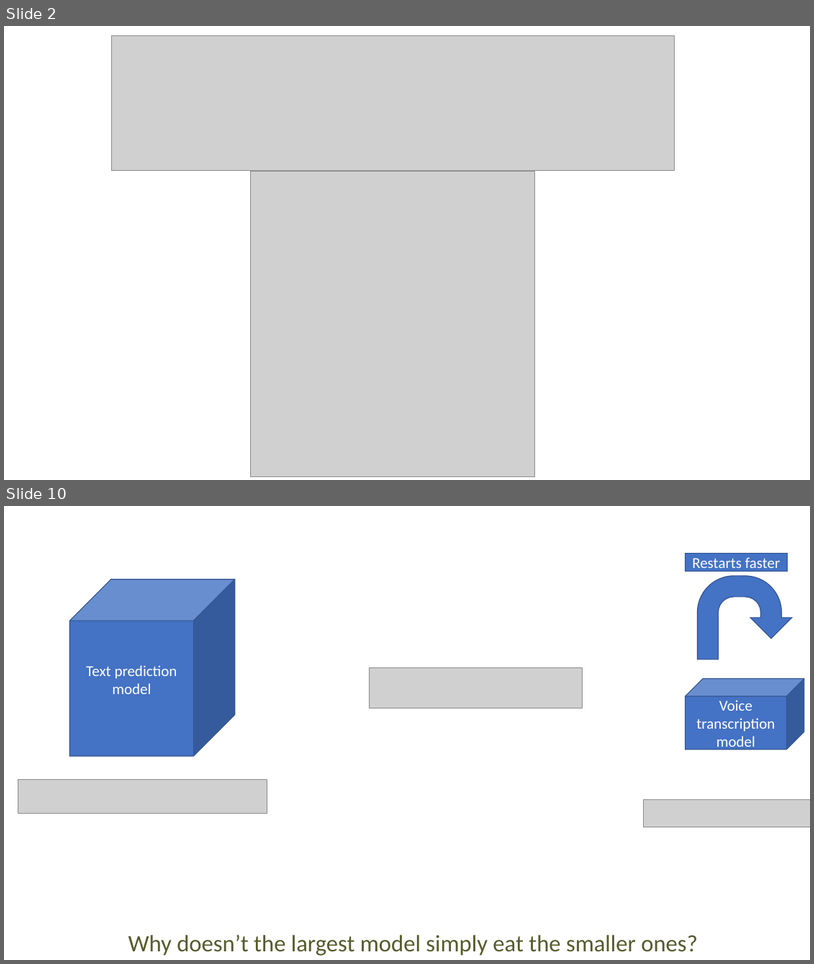
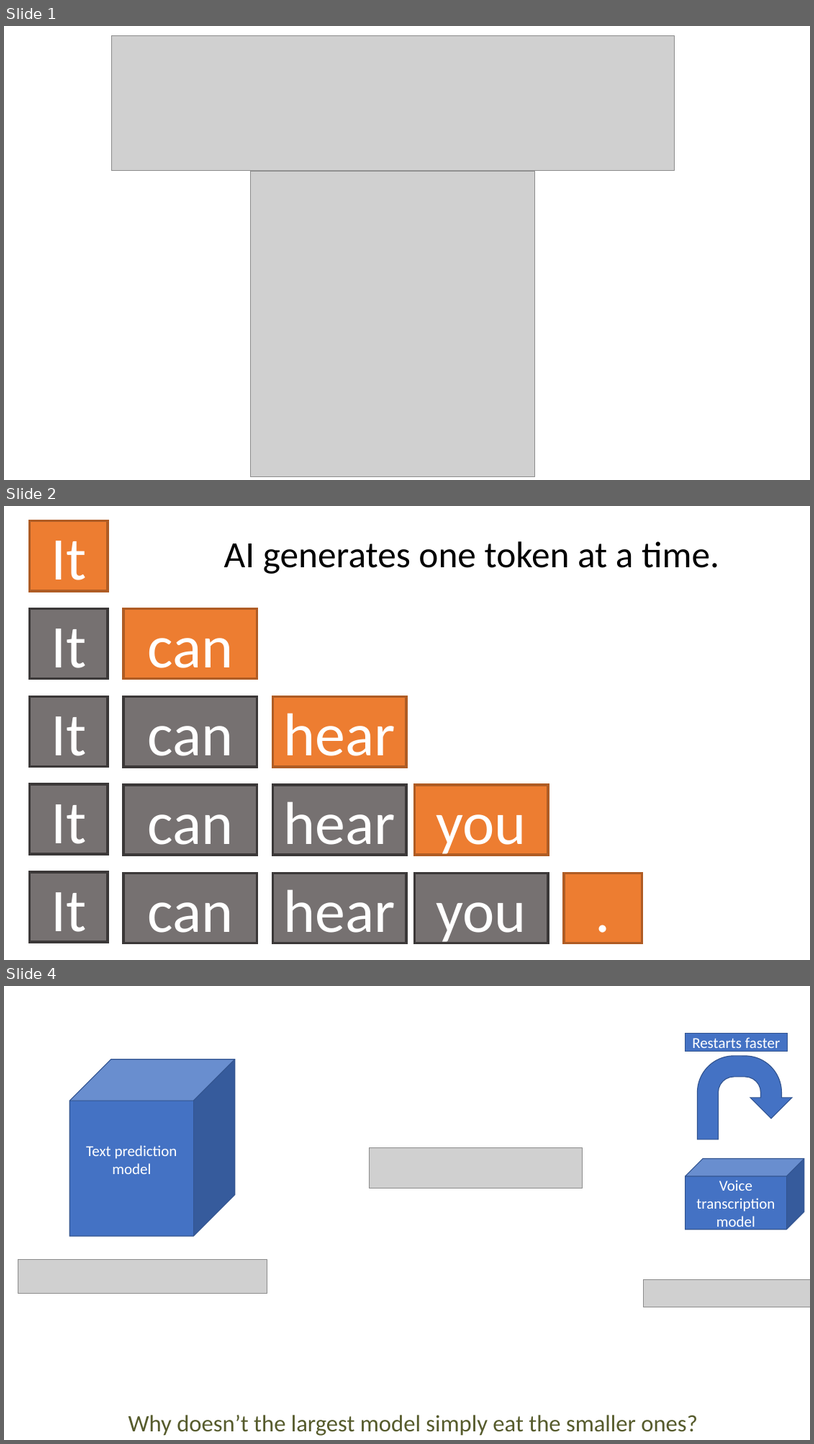
Before and after one commit to TeamDman/toolformer, a slide deck: video/Presentation1.pptx. Shown one above the other, each under a label of ours: slides 2 and 10 before the commit, slides 1, 2 and 4 after it; the slides between them are not shown. The pictures are 814x964 and 814x1444 pixels, drawn with LibreOffice and Linux fonts; fonts in the diff are those of the drawing; grey boxes stand for pictures; background and template pictures are left out. Boxes give left, top, right and bottom in pixels: in the first picture for what was removed or moved away, otherwise in the second. Text is boxed around its words. In the diff, an @@ line names an element or a change of style, - is before the commit and + after.

```diff
--- a/video/Presentation1.pptx
+++ b/video/Presentation1.pptx
@@ slide 2 added at <box>4,506,810,960</box>, background #FFFFFF @@
@@ rectangle added at <box>29,521,108,591</box>, fill #ED7D31, outline #AF5C24 3 pt, 72 pt, text #FFFFFF @@
+It
@@ title added at <box>224,541,720,574</box>, 44 pt, text #000000 @@
+AI generates one token at a time.
@@ rectangle added at <box>29,609,108,679</box>, fill #767171, outline #3B3838 3 pt, 72 pt, text #FFFFFF @@
+It
@@ rectangle added at <box>124,609,257,679</box>, fill #ED7D31, outline #AF5C24 3 pt, 72 pt, text #FFFFFF @@
+can
@@ rectangle added at <box>29,697,108,767</box>, fill #767171, outline #3B3838 3 pt, 72 pt, text #FFFFFF @@
+It
@@ rectangle added at <box>124,697,257,767</box>, fill #767171, outline #3B3838 3 pt, 72 pt, text #FFFFFF @@
+can
@@ rectangle added at <box>273,697,407,767</box>, fill #ED7D31, outline #AF5C24 3 pt, 72 pt, text #FFFFFF @@
+hear
@@ rectangle added at <box>29,784,108,854</box>, fill #767171, outline #3B3838 3 pt, 72 pt, text #FFFFFF @@
+It
@@ rectangle added at <box>124,785,257,855</box>, fill #767171, outline #3B3838 3 pt, 72 pt, text #FFFFFF @@
+can
@@ rectangle added at <box>273,785,407,855</box>, fill #767171, outline #3B3838 3 pt, 72 pt, text #FFFFFF @@
+hear
@@ rectangle added at <box>415,785,548,855</box>, fill #ED7D31, outline #AF5C24 3 pt, 72 pt, text #FFFFFF @@
+you
@@ rectangle added at <box>29,872,108,942</box>, fill #767171, outline #3B3838 3 pt, 72 pt, text #FFFFFF @@
+It
@@ rectangle added at <box>124,872,257,943</box>, fill #767171, outline #3B3838 3 pt, 72 pt, text #FFFFFF @@
+can
@@ rectangle added at <box>273,872,407,943</box>, fill #767171, outline #3B3838 3 pt, 72 pt, text #FFFFFF @@
+hear
@@ rectangle added at <box>415,872,548,943</box>, fill #767171, outline #3B3838 3 pt, 72 pt, text #FFFFFF @@
+you
@@ rectangle added at <box>564,872,642,943</box>, fill #ED7D31, outline #AF5C24 3 pt, 72 pt, text #FFFFFF @@
+.
@@ what was slide 2 is now slide 1 @@
@@ what was slide 10 is now slide 4 @@
```
Also in this commit, not shown: 2 slides changed, 8 slides removed, 12 other files.
